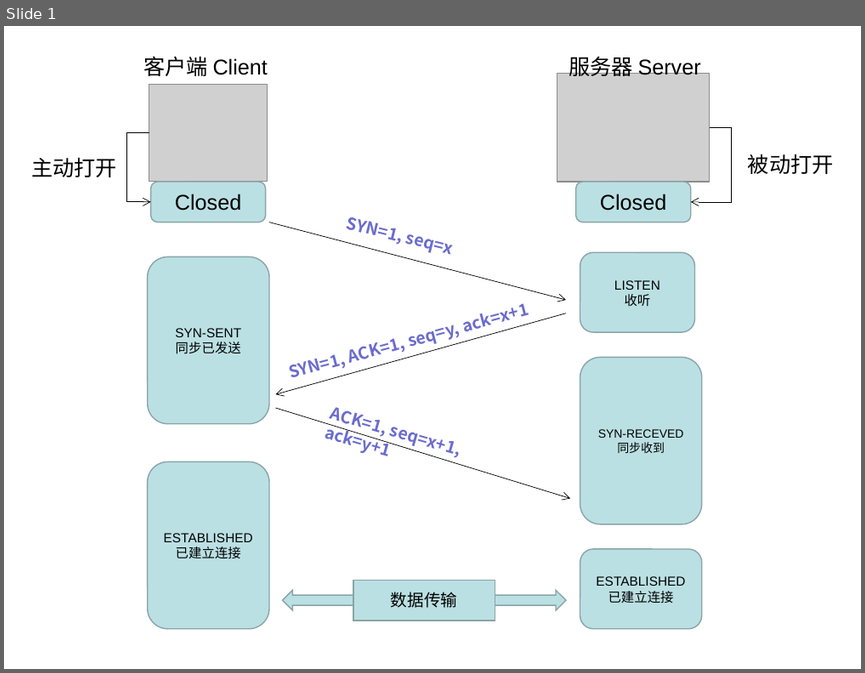
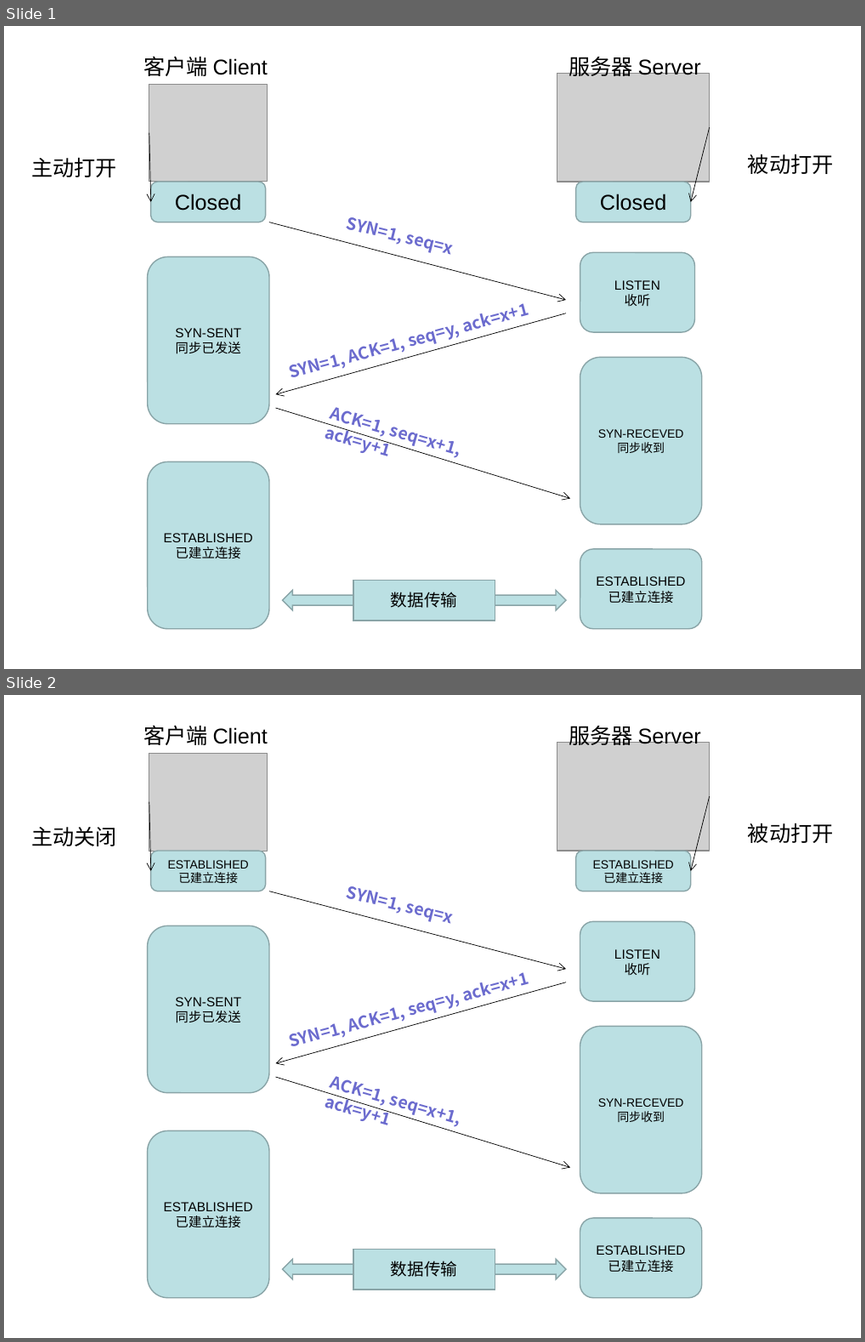
Before and after one commit to Moon-Future/blog, a slide deck: images/image.ppt. Shown one above the other, each under a label of ours: slide 1 before the commit, slides 1 and 2 after it. The pictures are 865x673 and 865x1342 pixels, drawn with LibreOffice and Linux fonts; fonts in the diff are those of the drawing; grey boxes stand for pictures. Boxes give left, top, right and bottom in pixels: in the first picture for what was removed or moved away, otherwise in the second. Text is boxed around its words. In the diff, an @@ line names an element or a change of style, - is before the commit and + after.

```diff
--- a/images/image.ppt
+++ b/images/image.ppt
@@ slide 2 added at (x1=4, y1=695, x2=861, y2=1338), background #FFFFFF @@
@@ text added at (x1=143, y1=725, x2=268, y2=745), 18 pt, text #000000 @@
+客户端 Client
@@ picture added at (x1=557, y1=742, x2=710, y2=851) @@
@@ text added at (x1=568, y1=722, x2=701, y2=745), 18 pt, text #000000 @@
+服务器 Server
@@ picture added at (x1=148, y1=754, x2=267, y2=851) @@
@@ arrow added from (710, 796) to (690, 871), #000000 0.51 pt @@
@@ arrow added from (148, 802) to (150, 871), #000000 0.51 pt @@
@@ text added at (x1=31, y1=827, x2=117, y2=846), 18 pt, text #000000 @@
+主动关闭
@@ text added at (x1=748, y1=823, x2=834, y2=843), 18 pt, text #000000 @@
+被动打开
@@ rounded rectangle added at (x1=150, y1=851, x2=265, y2=891), fill #BBE0E3, outline #89A4A7 0.99 pt, 10 pt, text #000000 @@
+ESTABLISHED
+已建立连接
@@ rounded rectangle added at (x1=575, y1=851, x2=690, y2=891), fill #BBE0E3, outline #89A4A7 0.99 pt, 10 pt, text #000000 @@
+ESTABLISHED
+已建立连接
@@ arrow added from (268, 891) to (566, 970), #000000 0.51 pt @@
@@ text added at (x1=346, y1=886, x2=452, y2=924), 14 pt, text #6B6BCE, bold @@
+SYN=1, seq=x
@@ rounded rectangle added at (x1=579, y1=921, x2=694, y2=1001), fill #BBE0E3, outline #89A4A7 0.99 pt, 11 pt, text #000000 @@
+LISTEN
+收听
@@ freeform shape added at (x1=147, y1=925, x2=268, y2=1093), fill #BBE0E3, outline #89A4A7 0.99 pt, 11 pt, text #000000 @@
+SYN-SENT
+同步已发送
@@ text added at (x1=290, y1=972, x2=529, y2=1051), 14 pt, text #6B6BCE, bold @@
+SYN=1, ACK=1, seq=y, ack=x+1
@@ arrow added from (566, 982) to (276, 1063), #000000 0.51 pt @@
@@ freeform shape added at (x1=579, y1=1026, x2=702, y2=1193), fill #BBE0E3, outline #89A4A7 0.99 pt, 10 pt, text #000000 @@
+SYN-RECEVED
+同步收到
@@ arrow added from (276, 1077) to (570, 1167), #000000 0.51 pt @@
@@ text added at (x1=324, y1=1089, x2=435, y2=1125), 14 pt, text #6B6BCE, bold @@
+ACK=1, seq=x+1, ack=y+1
@@ freeform shape added at (x1=147, y1=1130, x2=268, y2=1298), fill #BBE0E3, outline #89A4A7 0.99 pt, 11 pt, text #000000 @@
+ESTABLISHED
+已建立连接
@@ rounded rectangle added at (x1=579, y1=1218, x2=702, y2=1298), fill #BBE0E3, outline #89A4A7 0.99 pt, 11 pt, text #000000 @@
+ESTABLISHED
+已建立连接
@@ rectangle added at (x1=353, y1=1248, x2=495, y2=1289), fill #BBE0E3, outline #89A4A7 0.99 pt, 14 pt, text #000000 @@
+数据传输
@@ left right arrow added at (x1=283, y1=1259, x2=566, y2=1279), fill #BBE0E3, outline #89A4A7 0.99 pt @@
@@ slide 1 changed as well @@
@@ elbow arrow removed from (710, 127) to (690, 202) @@
@@ arrow added from (710, 127) to (690, 202), #000000 0.51 pt @@
@@ elbow arrow removed from (148, 133) to (150, 202) @@
@@ arrow added from (148, 133) to (150, 202), #000000 0.51 pt @@
```
Also in this commit, not shown: 1 other file.
